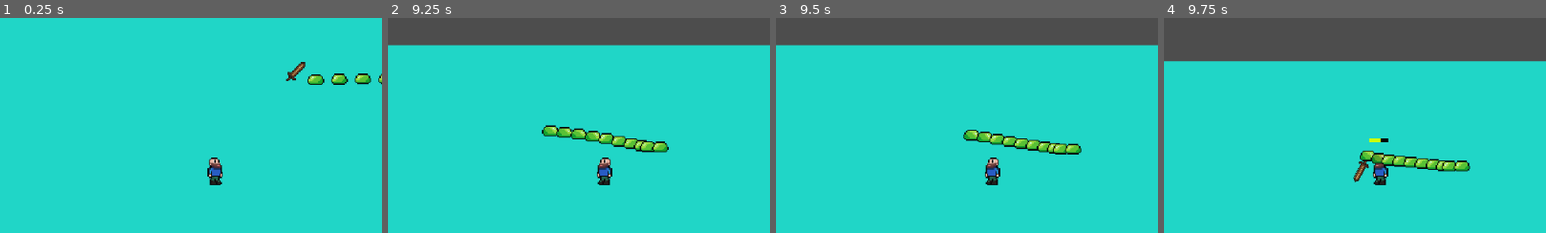
Above: before the commit, frames 1-4 (left to right).
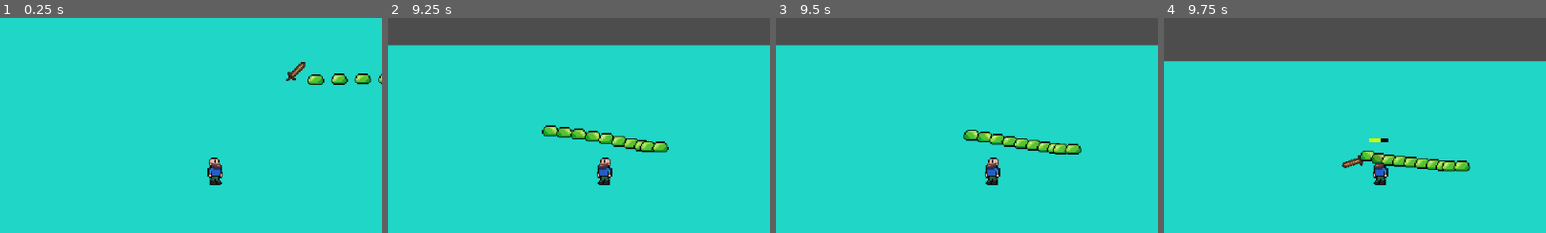
Above: after the commit, the same moments.

Repository: spsJakubSzydlowski/Evergrint
Game: Godot game, scene res://scenes/main.tscn
Same seed, same stepped clock (60 frames per second), same inputs: the game is played once before the commit and once after it.
Inputs (mouse positions are % of the whole screen's width and height, from its top left):
- Up to frame 1 (0.25 s): no input
- Up to frame 2 (9.25 s): tap Enter at 0.5 s; move the mouse to (45, 70) at 0.52 s; hold Up 0.53-2.03 s; tap A (a) at 0.6, 1.35, 2.3, 3.05, 3.8, 4.55, 5.3, 6.05, 6.6, 7.35, 8.3, 9.05 s; click (45, 70) at 0.67 s; move the mouse to (80, 65) at 1.27 s; move the mouse to (20, 35) at 2.02 s; hold Left 2.03-3.53 s; click (20, 35) at 2.1 s; move the mouse to (55, 50) at 2.77 s; tap D (d) at 2.85, 8.85 s; click (55, 50) at 2.92 s; move the mouse to (35, 25) at 3.52 s; hold Down 3.53-4.28 s; tap S (s) at 3.6 s; move the mouse to (72, 45) at 4.27 s; hold Right 4.28-5.03 s; tap W (w) at 4.35 s; move the mouse to (30, 55) at 5.02 s; hold Up 5.03-5.78 s; tap Alt at 5.1 s; click (30, 55) at 5.17 s; move the mouse to (60, 28) at 5.77 s; hold Right 5.78-8.03 s; tap Shift at 5.85 s; move the mouse to (45, 70) at 6.52 s; move the mouse to (80, 65) at 7.27 s; click (80, 65) at 7.42 s; move the mouse to (20, 35) at 8.02 s; hold Down 8.03-8.78 s; click (20, 35) at 8.1 s; move the mouse to (55, 50) at 8.77 s; hold Left from 8.78 s (still down)
- Up to frame 3 (9.5 s): keep holding Left
- Up to frame 4 (9.75 s): move the mouse to (35, 25) at 9.52 s; release Left at 9.53 s; hold Up from 9.53 s (still down); tap S (s) at 9.6 s; click (35, 25) at 9.67 s
The pictures show only the part of the screen within x 22-72%, y 14-64%; the shares and areas given below are measured in that part.

Frames 1-3 are identical in both runs. In frame 4, 0.3% of the frame differs, in the area x 46-54%, y 63-77%.

Commit message:
Tweaks of collision

Diff:
--- a/scenes/player.tscn
+++ b/scenes/player.tscn
@@ -98,6 +98,7 @@
 
 [node name="Sprite2D" type="Sprite2D" parent="WeaponPivot/Hand"]
 position = Vector2(8.742276e-08, 0)
+rotation = 0.7853982
 offset = Vector2(8, -8)
 
 [node name="HitArea" type="Area2D" parent="WeaponPivot/Hand"]
